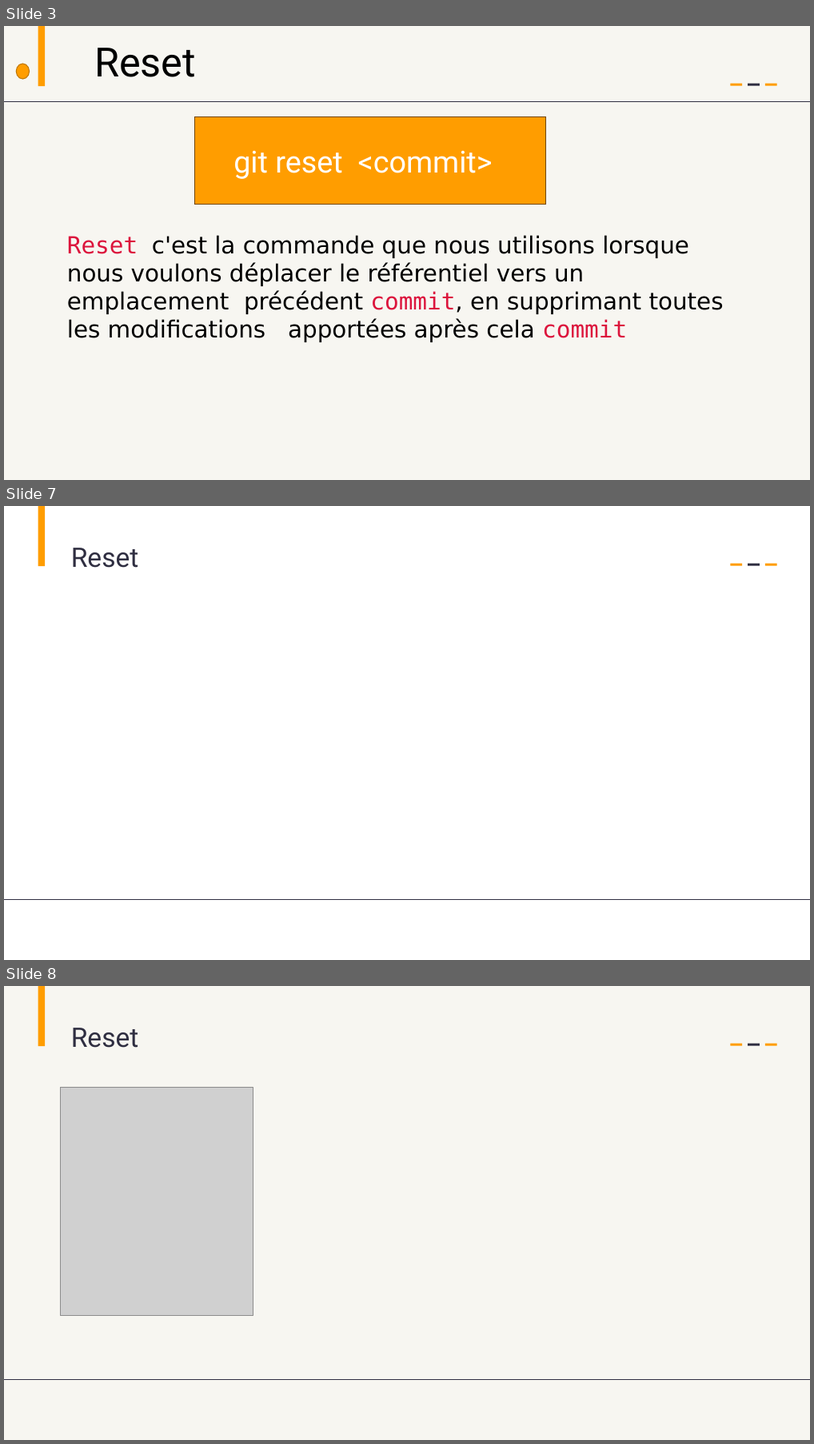
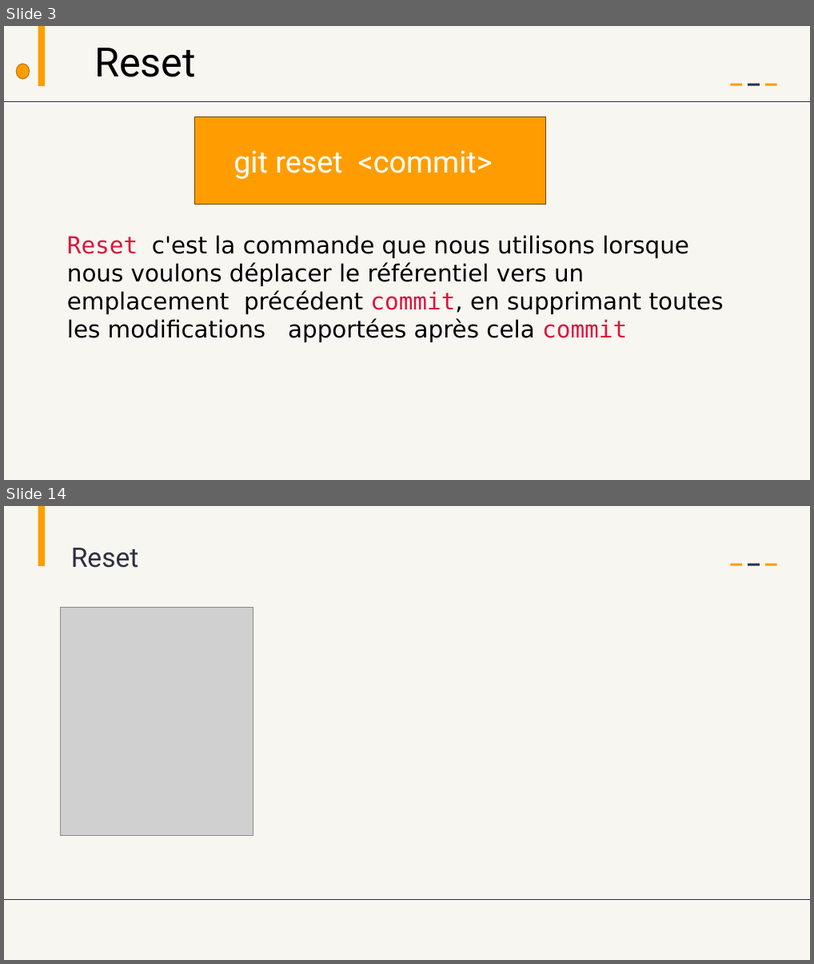
Before and after one commit to AbdessamadAbdaoui/Presentation_Git, a slide deck: presentation_Git.pptx. Shown one above the other, each under a label of ours: slides 3, 7 and 8 before the commit, slides 3 and 14 after it; the slides between them are not shown. The pictures are 814x1444 and 814x964 pixels, drawn with LibreOffice and Linux fonts; fonts in the diff are those of the drawing; grey boxes stand for pictures. Boxes give left, top, right and bottom in pixels: in the first picture for what was removed or moved away, otherwise in the second. Text is boxed around its words. In the diff, an @@ line names an element or a change of style, - is before the commit and + after.

```diff
--- a/presentation_Git.pptx
+++ b/presentation_Git.pptx
@@ slide 7 removed at box(4, 506, 810, 960), background #FFFFFF @@
@@ rectangle removed at box(38, 506, 45, 566) @@
@@ text removed at box(71, 548, 139, 568) @@
-Reset
@@ rectangle removed at box(730, 564, 742, 566) @@
@@ rectangle removed at box(748, 564, 760, 566) @@
@@ rectangle removed at box(766, 564, 778, 566) @@
@@ line removed from (4, 900) to (810, 900) @@
@@ what was slide 8 is now slide 14 @@
```
Also in this commit, not shown: 4 slides changed, 7 slides added, 1 other slide removed.
